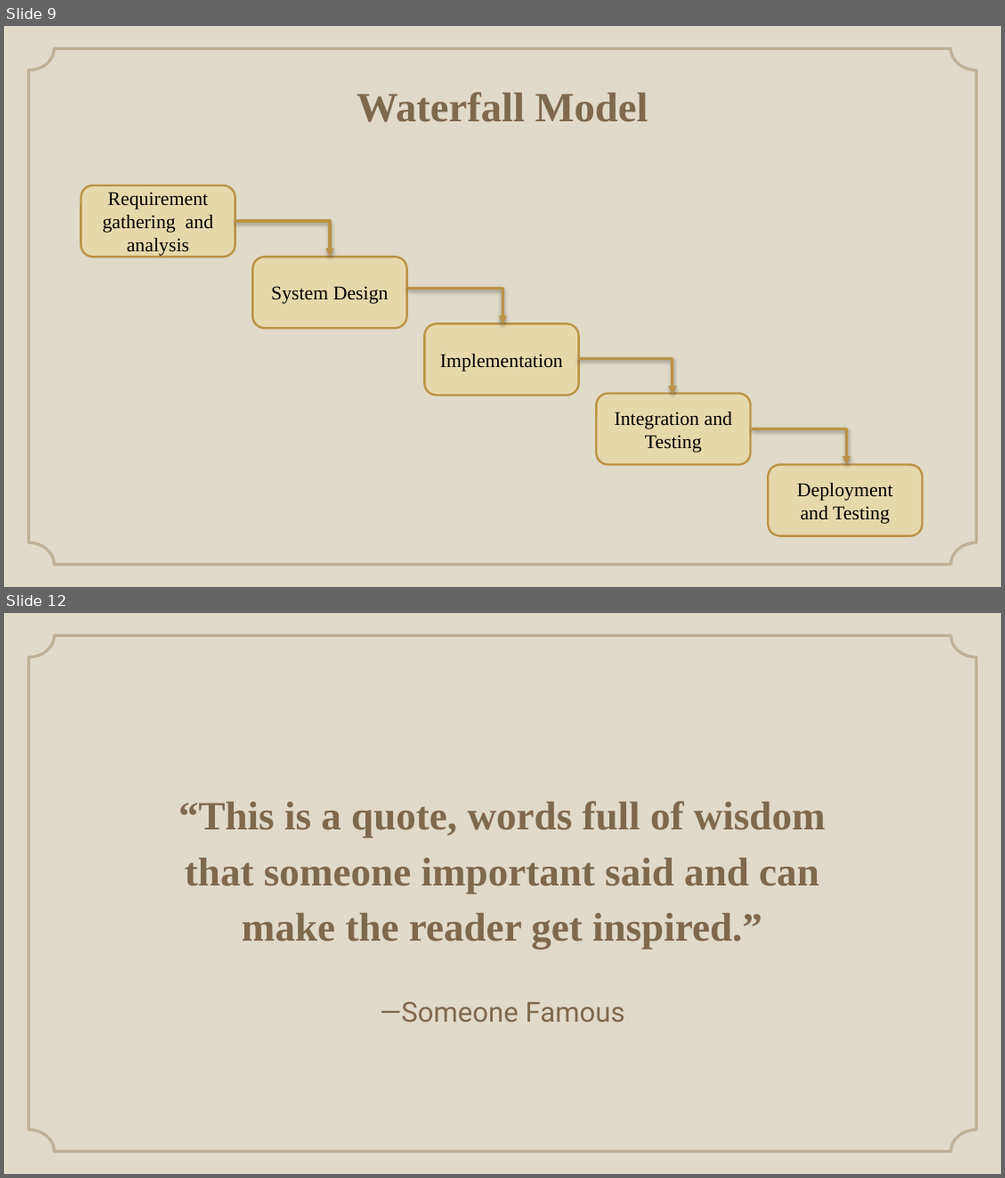
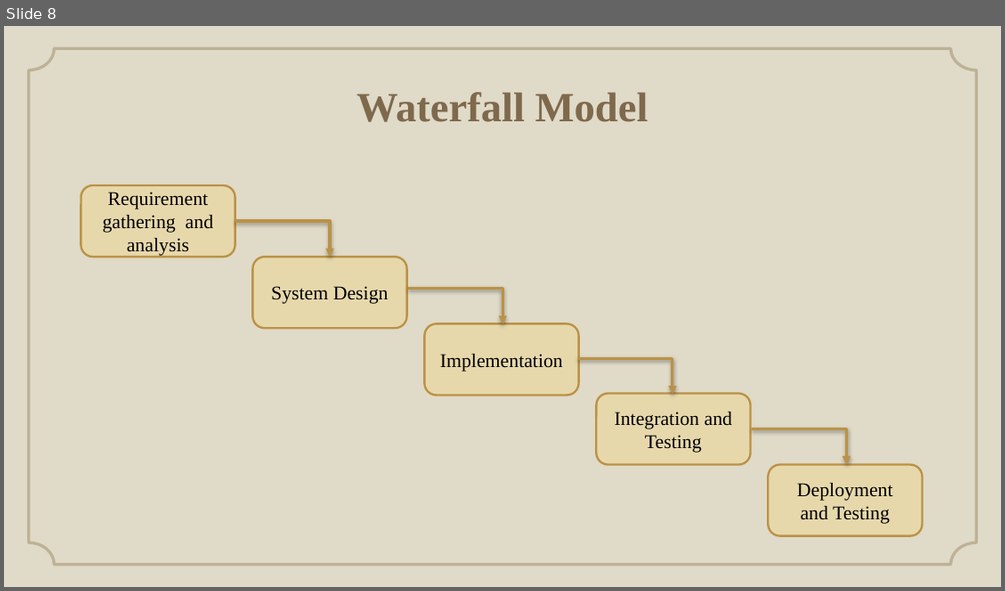
Before and after one commit to Andipstha/theFusion-Project-I, a slide deck: Documentation/LBMS_Presentation_2.pptx. Shown one above the other, each under a label of ours: slides 9 and 12 before the commit, slide 8 after it; the slides between them are not shown. The pictures are 1005x1178 and 1005x591 pixels, drawn with LibreOffice and Linux fonts; fonts in the diff are those of the drawing; background and template pictures are left out. Boxes give left, top, right and bottom in pixels: in the first picture for what was removed or moved away, otherwise in the second. Text is boxed around its words. In the diff, an @@ line names an element or a change of style, - is before the commit and + after.

```diff
--- a/Documentation/LBMS_Presentation_2.pptx
+++ b/Documentation/LBMS_Presentation_2.pptx
@@ slide 12 removed at (x1=4, y1=613, x2=1001, y2=1174), background #E0DAC8 @@
@@ freeform shape removed at (x1=29, y1=636, x2=976, y2=1151) @@
@@ title removed at (x1=178, y1=801, x2=825, y2=949) @@
-“This is a quote, words full of wisdom that someone important said and can make the reader get inspired.”
@@ subtitle removed at (x1=380, y1=1001, x2=625, y2=1022) @@
-—Someone Famous
@@ what was slide 9 is now slide 8 @@
```
Also in this commit, not shown: 6 slides changed, 2 other slides removed, 36 other files.
